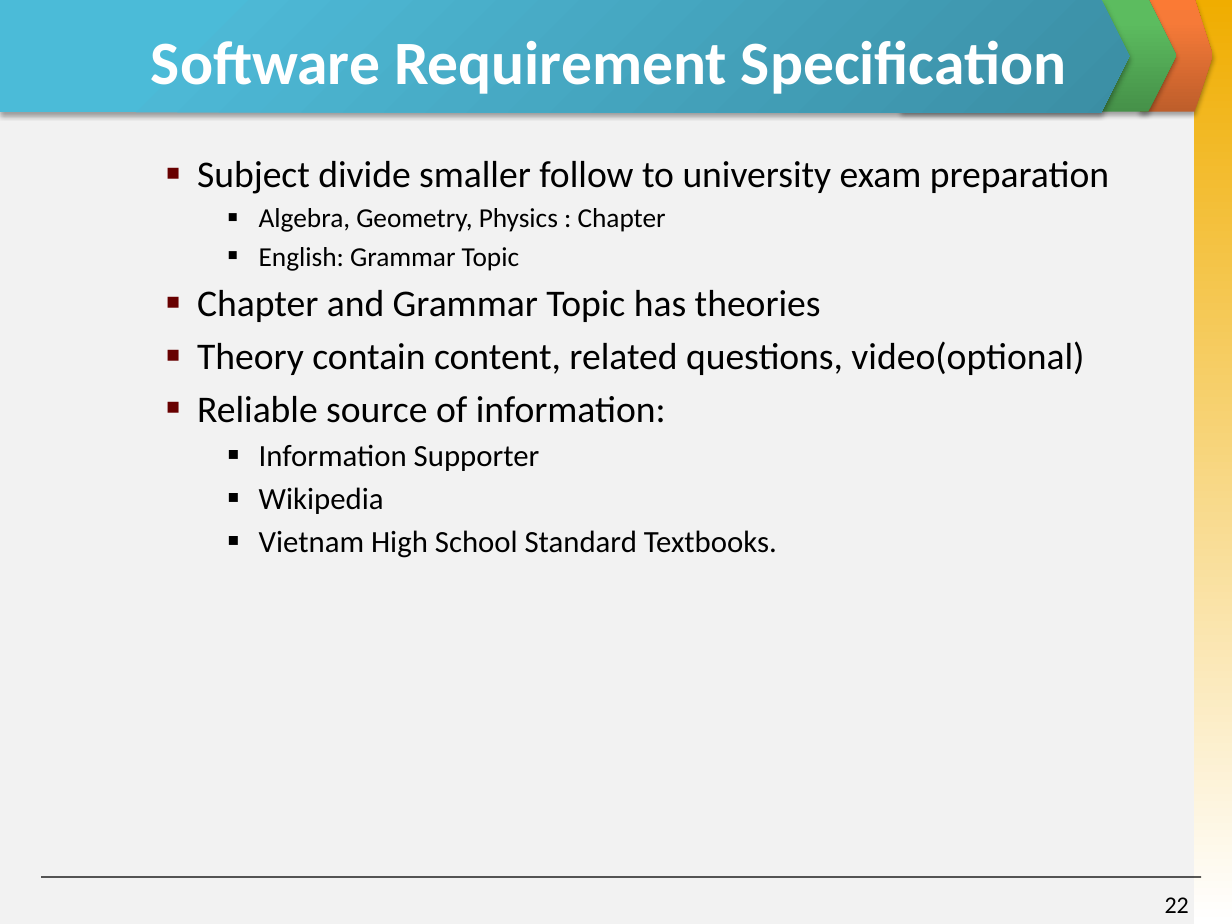
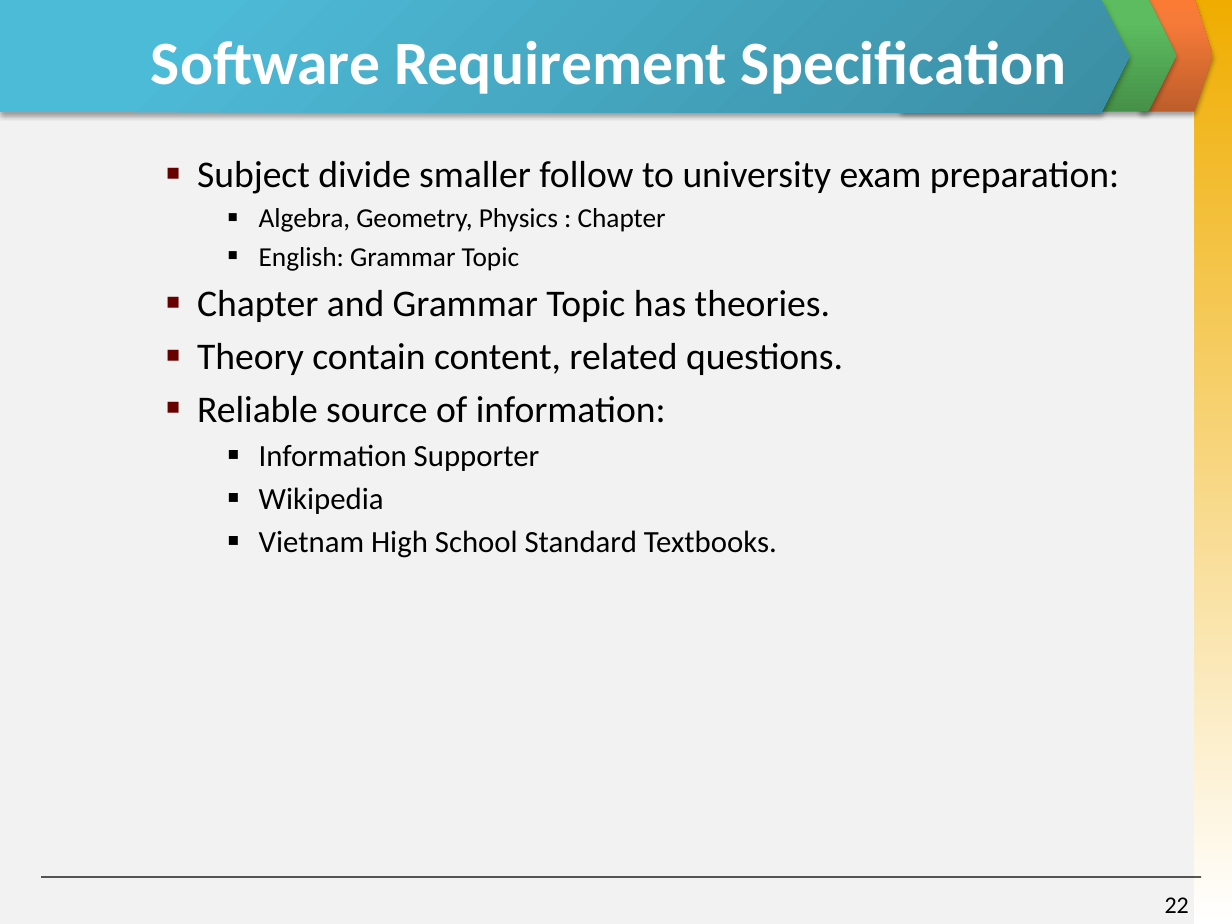
Before and after one commit to skyview059/e-learning-website, a slide deck: slide 22 of Document/Final report/Slide Present E-Learning.pptx. Drawn at 1232x924 pixels with LibreOffice and Linux fonts; fonts in the diff are those of the drawing. Boxes give left, top, right and bottom in pixels: in the first picture for what was removed or moved away, otherwise in the second. Text is boxed around its words. In the diff, an @@ line names an element or a change of style, - is before the commit and + after.

```diff
--- a/Document/Final report/Slide Present E-Learning.pptx
+++ b/Document/Final report/Slide Present E-Learning.pptx
@@ text at box(197, 161, 1119, 194): text changed @@
-    ■ Subject divide smaller follow to university exam preparation
+    ■ Subject divide smaller follow to university exam preparation:
@@ text at box(197, 290, 843, 375): text changed @@
-    ■ Chapter and Grammar Topic has theories
-    ■ Theory contain content, related questions, video(optional)
+    ■ Chapter and Grammar Topic has theories.
+    ■ Theory contain content, related questions.
```
Also in this commit, not shown: 1 other slide changed.
